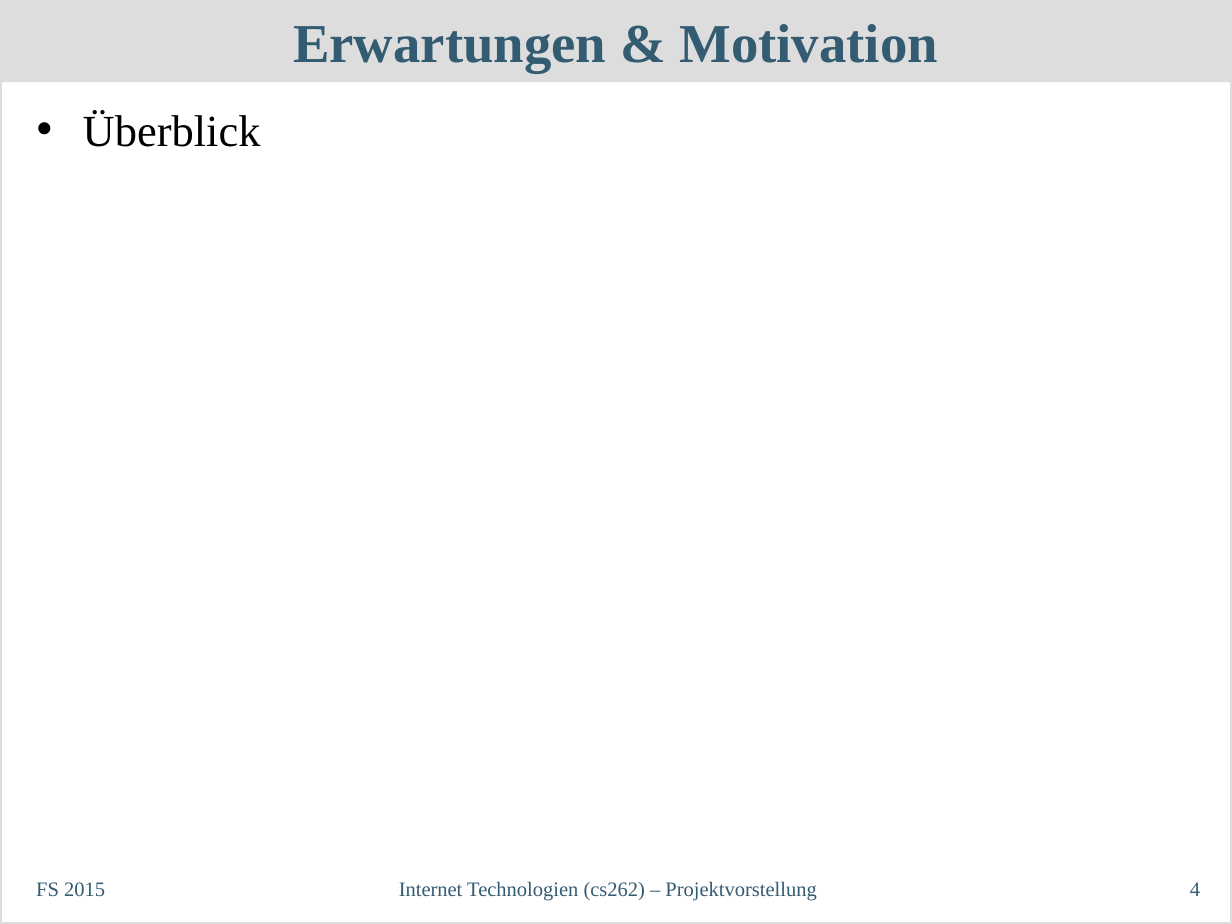
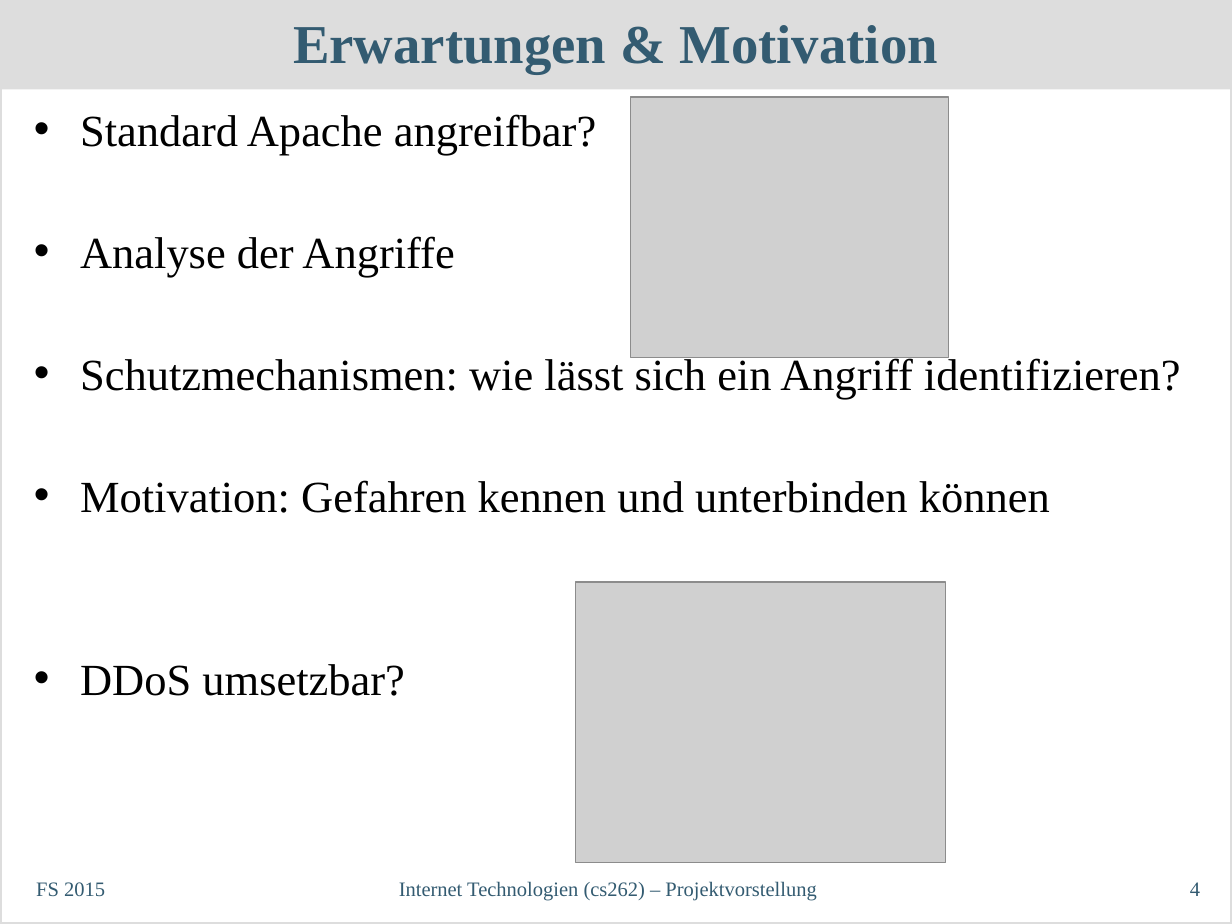
Before and after one commit to philipp-oldenburg/dos, a slide deck: slide 4 of Projektvorstellung/InetTechKurzvortrag.odp. Drawn at 1232x924 pixels with LibreOffice and Linux fonts; fonts in the diff are those of the drawing; grey boxes stand for pictures. Boxes give left, top, right and bottom in pixels: in the first picture for what was removed or moved away, otherwise in the second. Text is boxed around its words. In the diff, an @@ line names an element or a change of style, - is before the commit and + after.

Commit message:
implemented my part

```diff
--- a/Projektvorstellung/InetTechKurzvortrag.odp
+++ b/Projektvorstellung/InetTechKurzvortrag.odp
@@ title "Erwartungen & Motivation": place and size @@
-title "Erwartungen & Motivation" at [0, 0, 1232, 83]
+title "Erwartungen & Motivation" at [0, 0, 1232, 89]
@@ text at [80, 114, 1181, 696]: text changed @@
-• Überblick
+• Standard Apache angreifbar?
+• Analyse der Angriffe
+• Schutzmechanismen: wie lässt sich ein Angriff identifizieren?
+• Motivation: Gefahren kennen und unterbinden können
+• DDoS umsetzbar?
@@ picture added at [631, 97, 949, 357] @@
@@ picture added at [575, 582, 946, 862] @@
```
